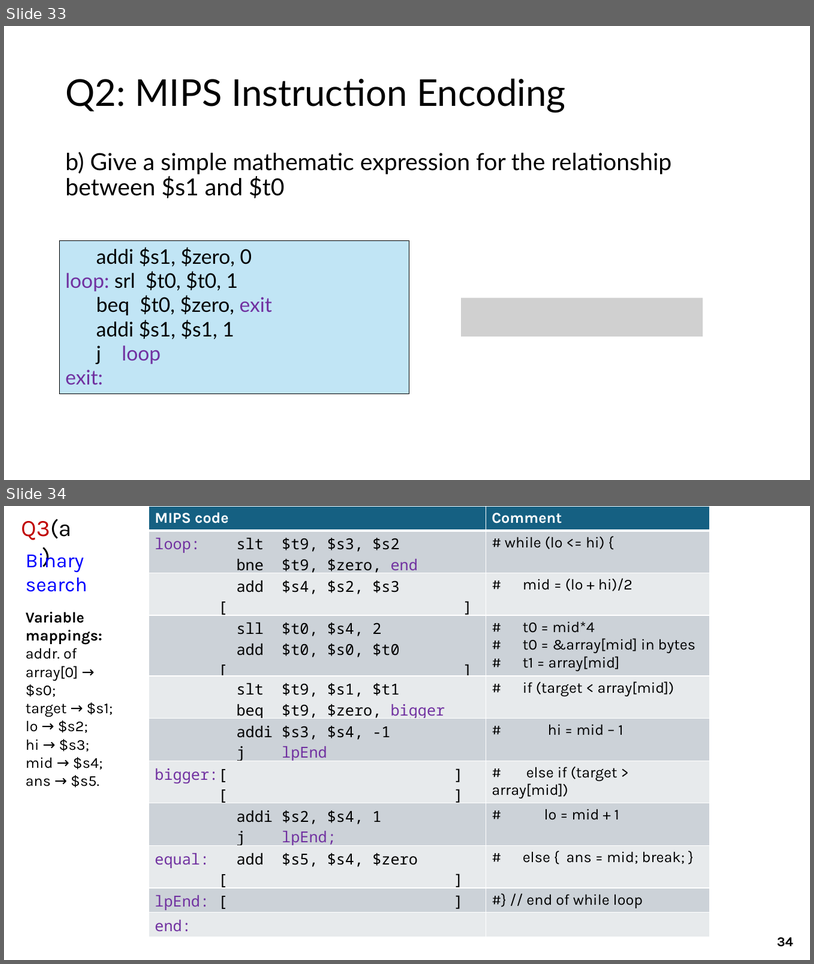
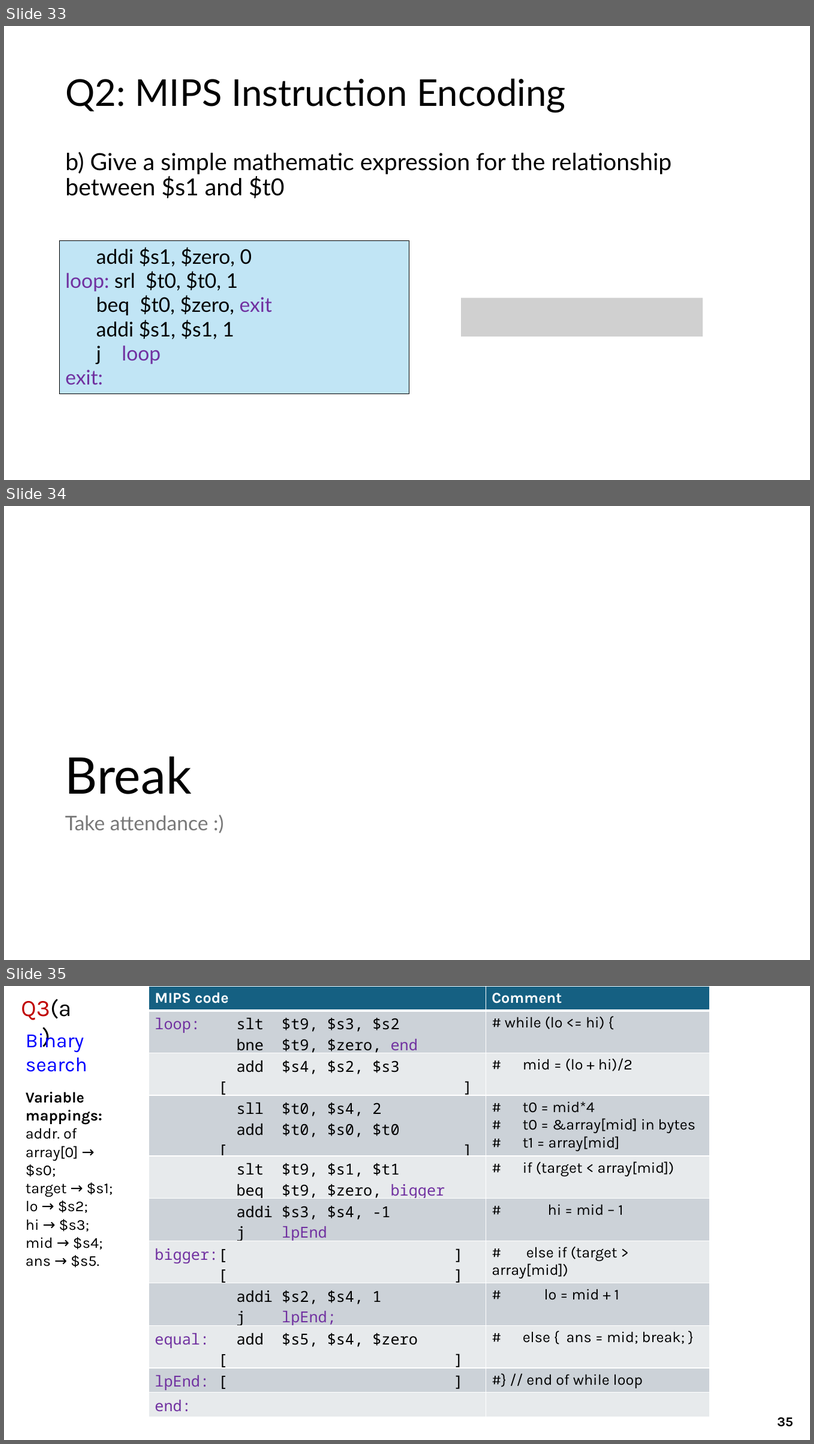
Before and after one commit to theodoreleebrant-acad/TA-2425S1-dev, a slide deck: CS2100/CS2100 Tutorial 3.pptx. Shown one above the other, each under a label of ours: slides 33 and 34 before the commit, slides 33, 34 and 35 after it. The pictures are 814x964 and 814x1444 pixels, drawn with LibreOffice and Linux fonts; fonts in the diff are those of the drawing; grey boxes stand for pictures. Boxes give left, top, right and bottom in pixels: in the first picture for what was removed or moved away, otherwise in the second. Text is boxed around its words. In the diff, an @@ line names an element or a change of style, - is before the commit and + after.

```diff
--- a/CS2100/CS2100 Tutorial 3.pptx
+++ b/CS2100/CS2100 Tutorial 3.pptx
@@ slide 34 added at (x1=4, y1=506, x2=810, y2=960), background #FFFFFF @@
@@ title added at (x1=65, y1=756, x2=192, y2=794), 60 pt, text #000000 @@
+Break
@@ text added at (x1=65, y1=815, x2=209, y2=830), 24 pt, text #797979 @@
+Take attendance :)
@@ what was slide 34 is now slide 35 @@
@@ page number at (x1=777, y1=1417, x2=794, y2=1426): text changed @@
-34
+35
```
Also in this commit, not shown: 4 slides changed, 2 other slides added.
